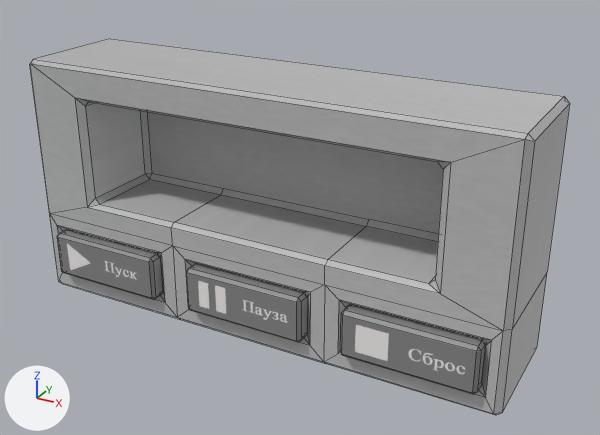
The FBX model ConsoleApp1/Meshes/timer.fbx: old version first, new version second.
One viewpoint serves both versions: a camera (50 mm lens) standing at (0.0303, -0.0516, 0.0349) and looking at (0.002, -0.0001, 0.0092). Arrows for +X, +Y and +Z are at lower left; the lights stay in place. Mesh edges are drawn as thin lines. Where no turn or scale is listed for an object, it has been applied to the vertices.

Script lines for the objects in view, before the commit:
```python
me_cube_002 = bpy.data.meshes.new('Cube.002')
me_cube_002.from_pydata(...)  # 124 vertices, 140 faces; spans x -0.02..0.02, y -0.005..0.005, z 0.0..0.02
me_cube_002.materials.append(mat_серый_пластик)  # picture img_plastic_texture1361_jpg
me_cube_008 = bpy.data.meshes.new('Cube.008')
me_cube_008.from_pydata(...)  # 24 vertices, 26 faces; spans x -0.00507..0.00507, y -0.00197..0.00197, z -0.00187..0.00187
me_cube_008.materials.append(mat_timerbutton)  # picture img_timerbuttons_png
me_cube_023 = bpy.data.meshes.new('Cube.023')
me_cube_023.from_pydata(...)  # 24 vertices, 26 faces; spans x -0.00507..0.00507, y -0.00197..0.00197, z -0.00187..0.00187
me_cube_023.materials.append(mat_timerbutton)  # picture img_timerbuttons_png
ob_play = bpy.data.objects.new('Play', me_cube_008)
ob_play.location = (-0.01333, -0.00383, 0.00372)
ob_stop = bpy.data.objects.new('Stop', me_cube_023)
ob_stop.location = (0.01333, -0.00383, 0.00372)
ob_таймер = bpy.data.objects.new('Таймер', me_cube_002)
ob_таймер.location = (0.0, 0.0, 0.0)
# also in view: 'Pause' at (0.0, -0.0038, 0.0037)
```
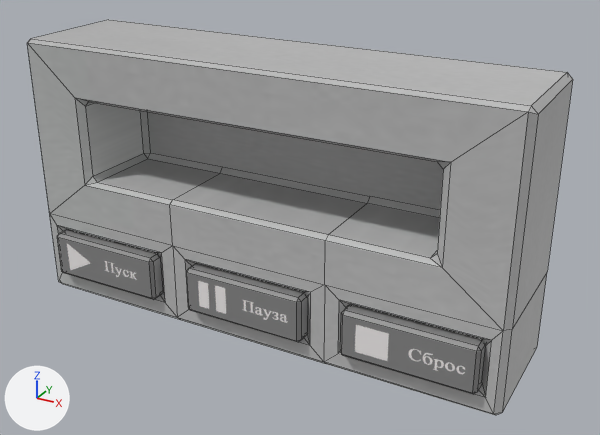
Location of each change, (x1, y1, x2, y2) in pixels of the pictures (600 x 435 px; the box of a moved part takes in the faces that stretch with it):
'Таймер', reshaped
    before: (30, 39, 570, 415)
    after: (27, 20, 573, 415)
part 1 of me_cube_002, moved or reshaped
    before: (52, 98, 224, 246)
    after: (50, 98, 223, 246)
part 2 of me_cube_002, moved or reshaped
    both: (148, 112, 503, 331)
part 3 of me_cube_002, moved or reshaped
    before: (30, 64, 87, 214)
    after: (27, 43, 85, 213)
part 4 of me_cube_002, moved or reshaped
    before: (30, 39, 570, 331)
    after: (27, 20, 573, 331)

What the commit changed:
me_cube_002 is used by ob_таймер; location (0.0, 0.0, 0.0).
me_cube_002 had 124 vertices, 140 faces and spanned x -0.02..0.02, y -0.005..0.005, z 0.0..0.02.
me_cube_002 now has 124 vertices, 140 faces and spans x -0.02..0.02, y -0.005..0.005, z 0.0..0.0216.
me_cube_002 part 1: all 10 vertices in x -0.0152..-0.0067, y -0.005..0.0023, z 0.0084..0.0091 are scaled about their middle by (1, 1, 0.975), then moved by (0.0, 0.0, 0.0018).
me_cube_002 part 2: all 10 vertices in x 0.0067..0.0152, y -0.005..0.0023, z 0.0084..0.0091 are scaled about their middle by (1, 1, 0.975), then moved by (0.0, 0.0, 0.0018).
me_cube_002 part 3: all 6 vertices in x -0.02..-0.0195, y -0.005..0.005, z 0.0196..0.02 are scaled about their middle by (1, 1, 0.975), then moved by (0.0, 0.0, 0.0018).
me_cube_002 part 4: all 6 vertices in x 0.0195..0.02, y -0.005..0.005, z 0.0196..0.02 are scaled about their middle by (1, 1, 0.975), then moved by (0.0, 0.0, 0.0018).
